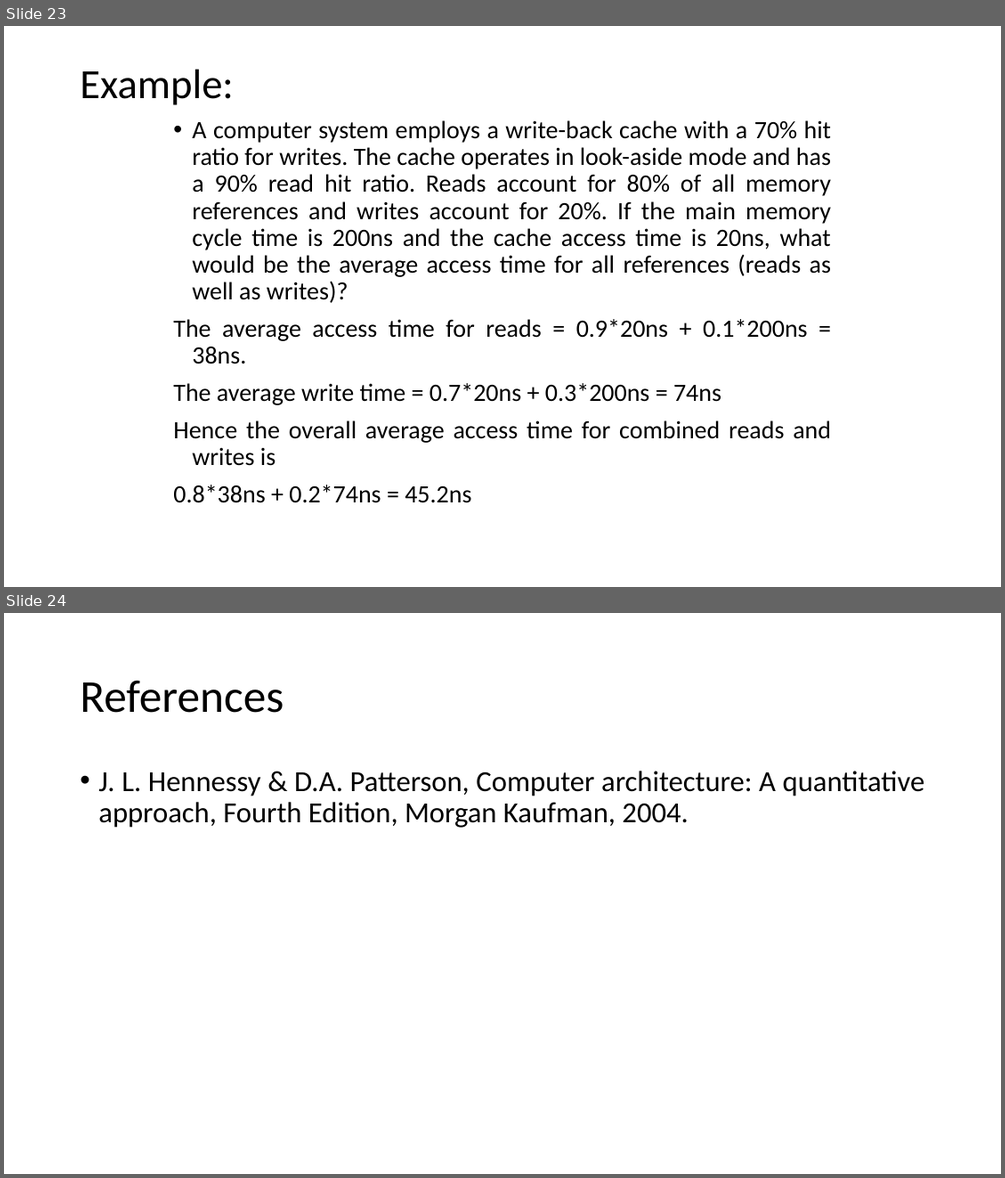
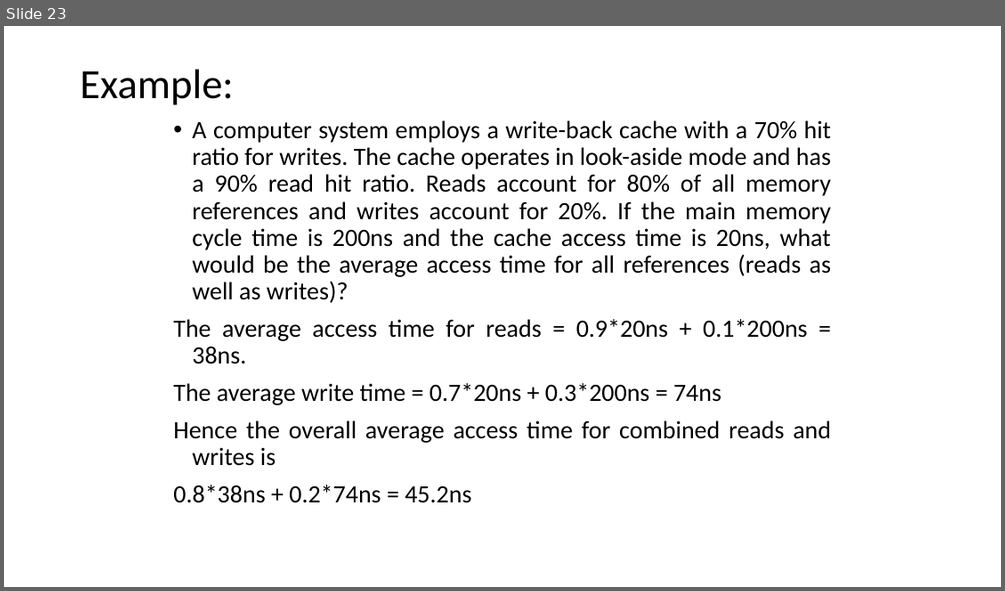
Before and after one commit to PrashanthSingaravelan/Fall-Semester-2020-2021, a slide deck: CSI1004 Computer Oraganization and Architectre/Suresh Kumar/cache_performance.pptx. Shown one above the other, each under a label of ours: slides 23 and 24 before the commit, slide 23 after it. The pictures are 1005x1178 and 1005x591 pixels, drawn with LibreOffice and Linux fonts; fonts in the diff are those of the drawing. Boxes give left, top, right and bottom in pixels: in the first picture for what was removed or moved away, otherwise in the second. Text is boxed around its words. In the diff, an @@ line names an element or a change of style, - is before the commit and + after.

```diff
--- a/CSI1004 Computer Oraganization and Architectre/Suresh Kumar/cache_performance.pptx
+++ b/CSI1004 Computer Oraganization and Architectre/Suresh Kumar/cache_performance.pptx
@@ slide 24 removed at <box>4,613,1001,1174</box>, background #FFFFFF @@
@@ title removed at <box>80,680,283,713</box> @@
-References
@@ text removed at <box>98,771,925,827</box> @@
-• J. L. Hennessy & D.A. Patterson, Computer architecture: A quantitative approach, Fourth Edition, Morgan Kaufman, 2004.
```
Also in this commit, not shown: 17 other files.
